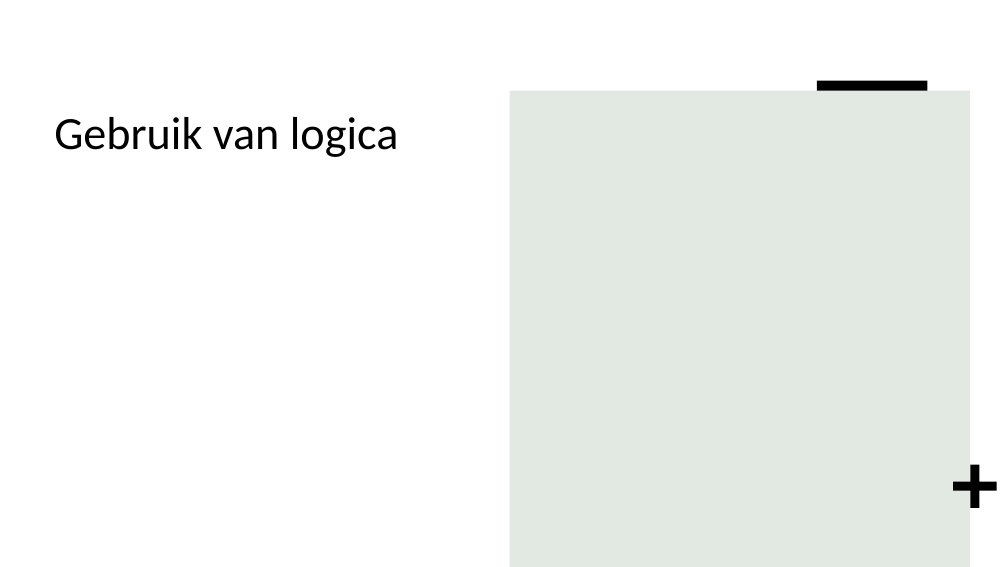
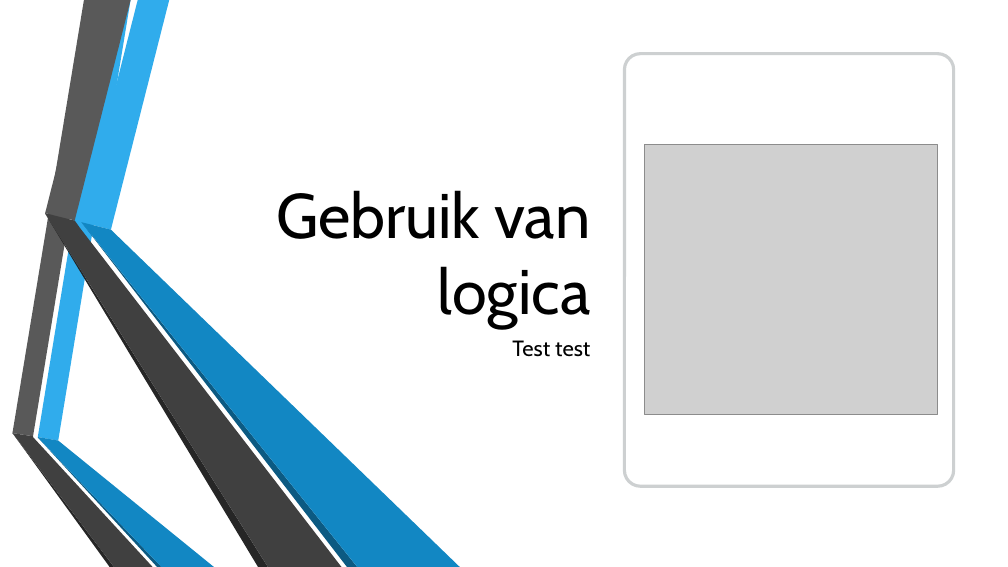
Before and after one commit to AI-Gio/ABD, a slide deck: slide 5 of Challenge 1 presentatie.pptx. Drawn at 1008x567 pixels with LibreOffice and Linux fonts; fonts in the diff are those of the drawing; grey boxes stand for pictures; background and template pictures are left out. Boxes give left, top, right and bottom in pixels: in the first picture for what was removed or moved away, otherwise in the second. Text is boxed around its words. In the diff, an @@ line names an element or a change of style, - is before the commit and + after.

```diff
--- a/Challenge 1 presentatie.pptx
+++ b/Challenge 1 presentatie.pptx
@@ rounded rectangle added at [625,54,954,486], fill #FFFFFF, outline #979D9F 3 pt @@
@@ rectangle removed at [817,81,928,91] @@
@@ title "Gebruik van logica": place and size @@
-title "Gebruik van logica" at [54,117,399,157]
+title "Gebruik van logica" at [276,190,591,328]
@@ title "Gebruik van logica" at [276,190,591,328]: size 44 to 60 pt, font Calibri to Cabin; alignment left to right; vertical alignment top to bottom @@
@@ rectangle removed at [510,91,970,567] @@
@@ picture added at [644,144,938,414] @@
@@ group added at [45,0,461,567]: 6 freeform shapes @@
@@ text added at [512,340,590,357], 21 pt, text #000000 @@
+Test test
@@ group added at [12,0,214,567]: 6 freeform shapes @@
@@ plus removed at [954,464,997,507] @@
```
Also in this commit, not shown: 4 other slides changed, 2 slides added, 2 slides removed.
